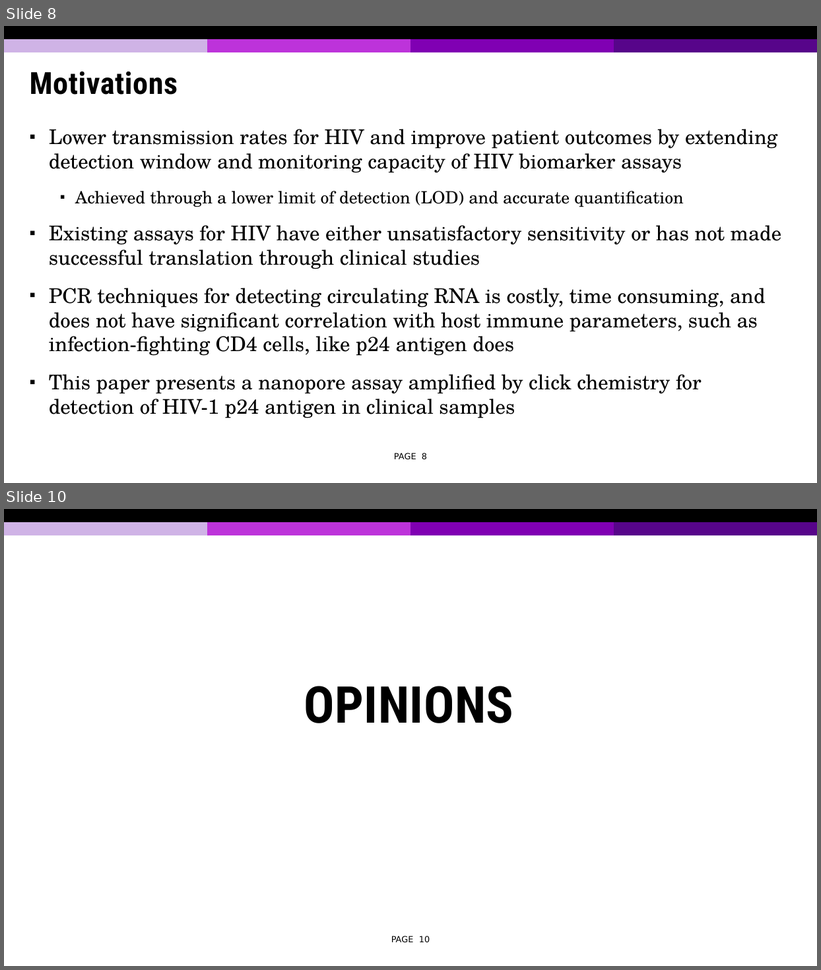
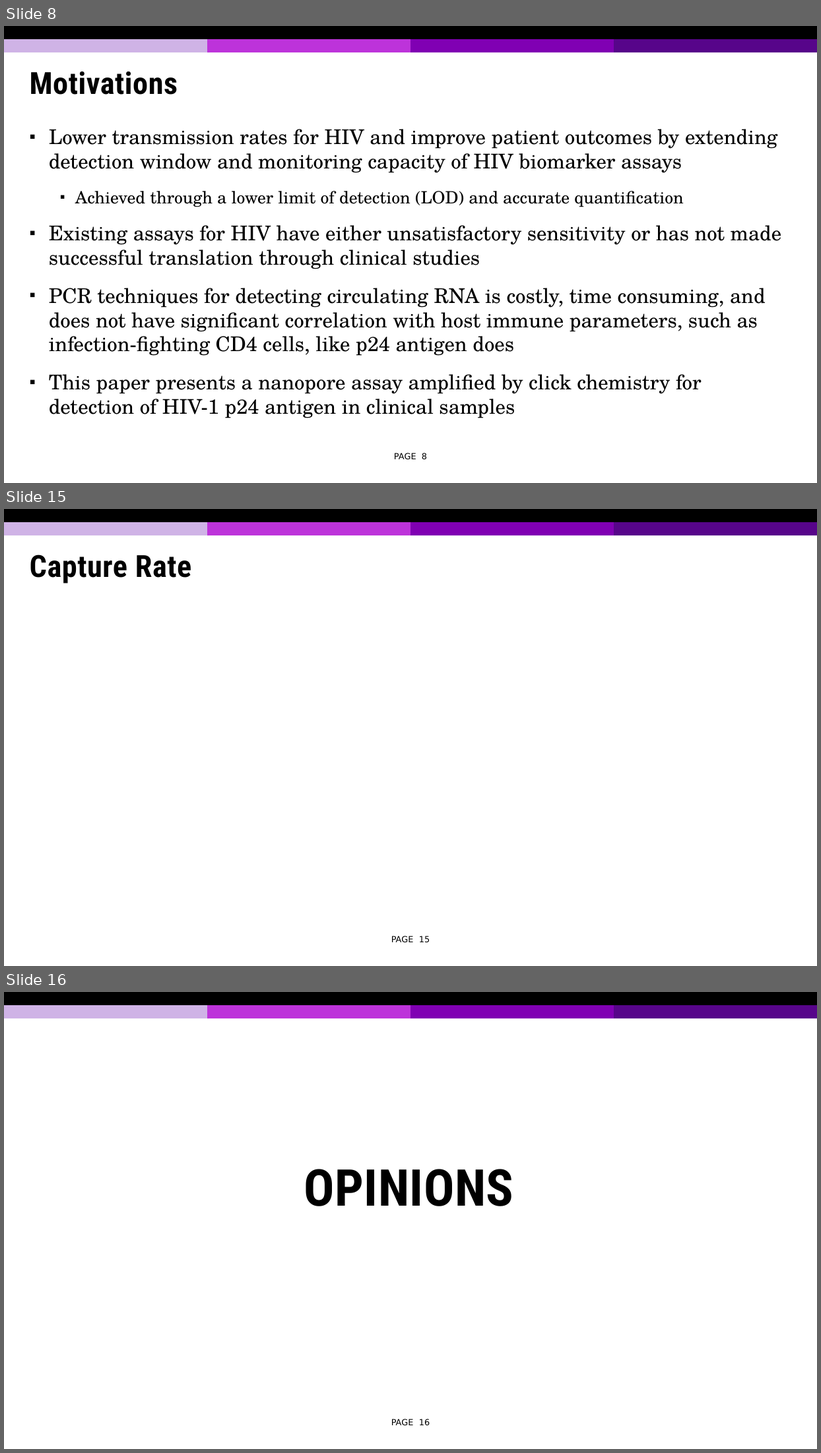
Before and after one commit to tonymin/ECE730, a slide deck: Presentation 2.pptx. Shown one above the other, each under a label of ours: slides 8 and 10 before the commit, slides 8, 15 and 16 after it; the slides between them are not shown. The pictures are 821x970 and 821x1453 pixels, drawn with LibreOffice and Linux fonts; fonts in the diff are those of the drawing; background and template pictures are left out. Boxes give left, top, right and bottom in pixels: in the first picture for what was removed or moved away, otherwise in the second. Text is boxed around its words. In the diff, an @@ line names an element or a change of style, - is before the commit and + after.

```diff
--- a/Presentation 2.pptx
+++ b/Presentation 2.pptx
@@ slide 15 added at (4, 509, 817, 966), background #FFFFFF; not listed: 5 template elements that a slide beside it also shows @@
@@ title added at (30, 555, 191, 584), 27 pt, text #000000, bold @@
+Capture Rate
@@ page number added at (391, 936, 430, 943), 7.5 pt, text #000000 @@
+PAGE 15
@@ what was slide 10 is now slide 16 @@
@@ page number at (391, 1419, 430, 1426): text changed @@
-PAGE 10
+PAGE 16
```
Also in this commit, not shown: 1 slide changed, 6 other slides added, 1 slide removed.
